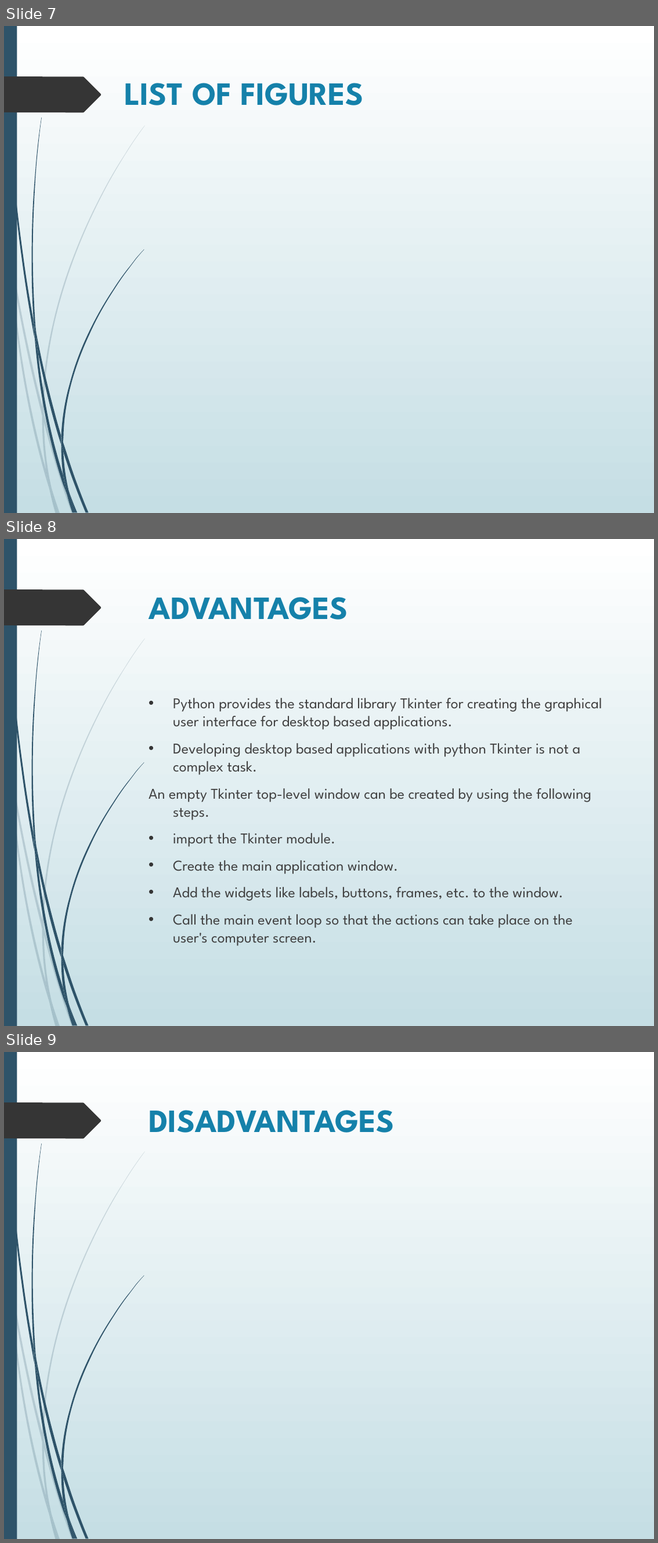
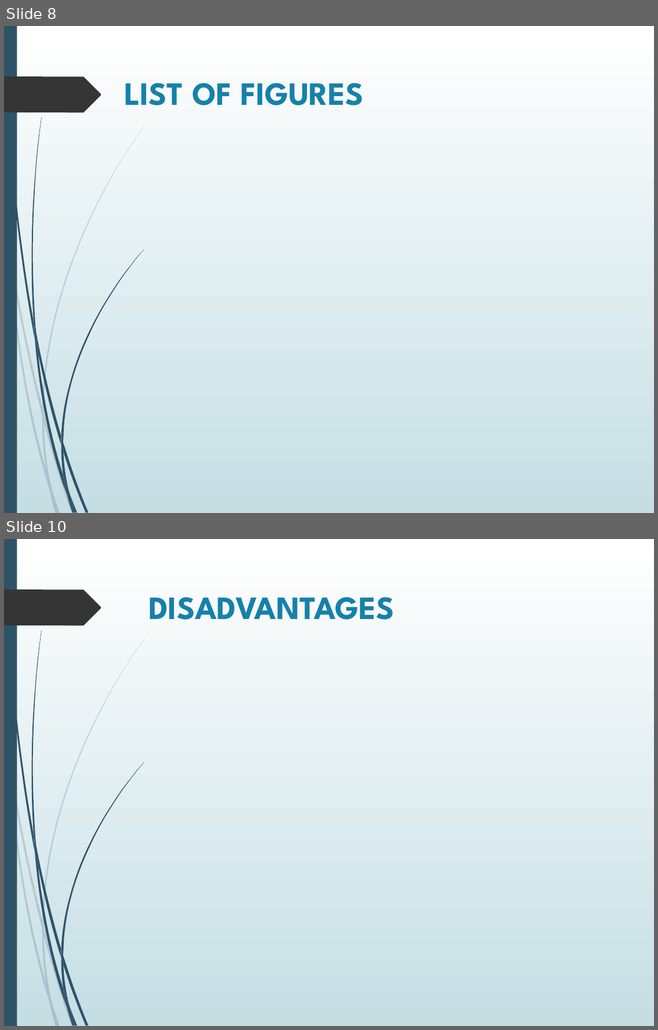
Before and after one commit to aayushi20221/Cloud-Based-Buss-Pass-System, a slide deck: ppt.pptx. Shown one above the other, each under a label of ours: slides 7, 8 and 9 before the commit, slides 8 and 10 after it; the slides between them are not shown. The pictures are 658x1543 and 658x1030 pixels, drawn with LibreOffice and Linux fonts; fonts in the diff are those of the drawing. Boxes give left, top, right and bottom in pixels: in the first picture for what was removed or moved away, otherwise in the second. Text is boxed around its words. In the diff, an @@ line names an element or a change of style, - is before the commit and + after.

```diff
--- a/ppt.pptx
+++ b/ppt.pptx
@@ slide 8 removed at bbox=[4, 539, 654, 1026], background gradient #FFFFFF to #C5DEE5; not listed: 24 template elements that a slide beside it also shows @@
@@ title removed at bbox=[148, 597, 348, 620] @@
-ADVANTAGES
@@ text removed at bbox=[148, 698, 602, 946] @@
-• Python provides the standard library Tkinter for creating the graphical user interface for desktop based applications.
-• Developing desktop based applications with python Tkinter is not a complex task.
-An empty Tkinter top-level window can be created by using the following steps.
-• import the Tkinter module.
-• Create the main application window.
-• Add the widgets like labels, buttons, frames, etc. to the window.
-• Call the main event loop so that the actions can take place on the user's computer screen.
@@ what was slide 7 is now slide 8 @@
@@ what was slide 9 is now slide 10 @@
```
Also in this commit, not shown: 2 slides changed, 2 slides added.
